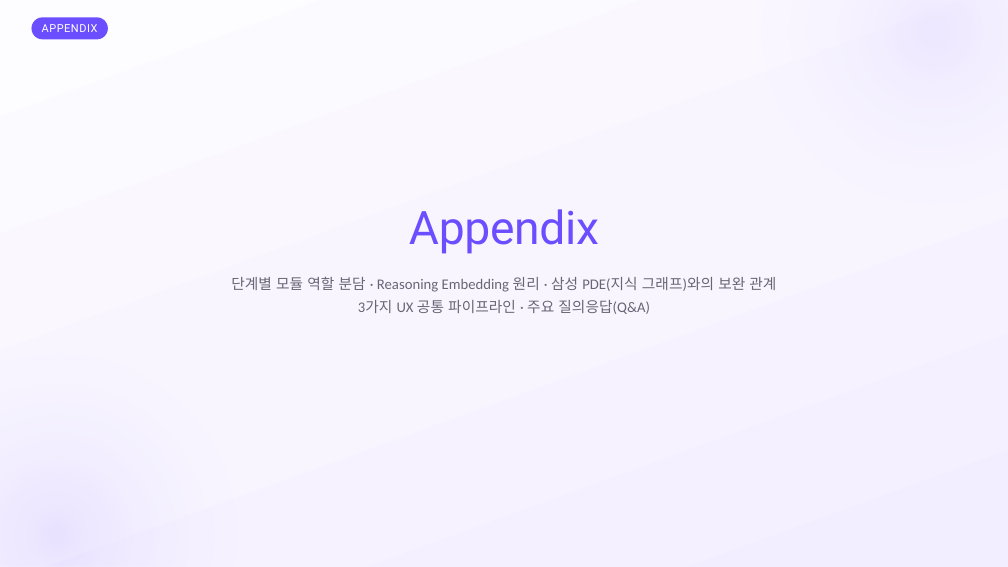
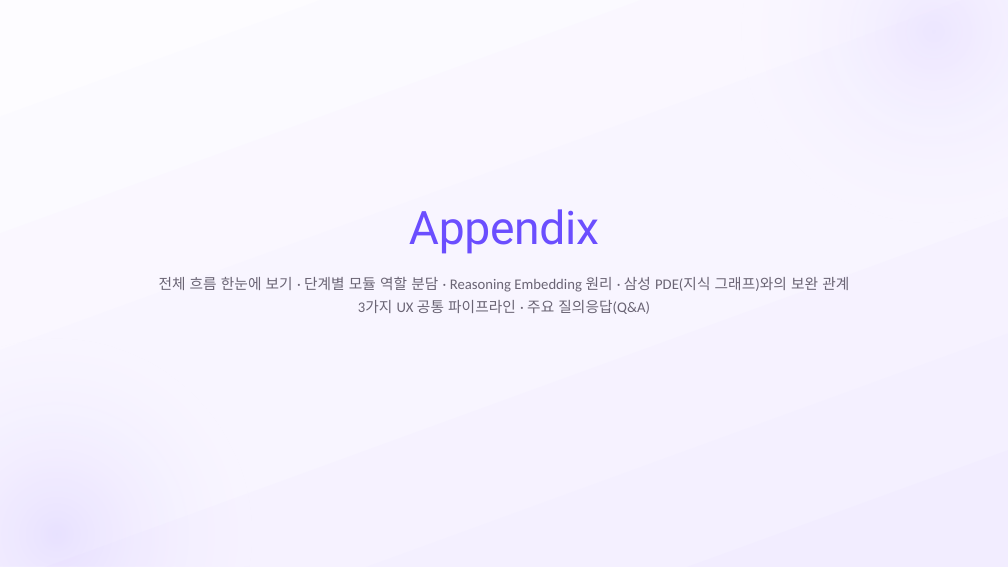
Before and after one commit to SB-Jo/t3, a slide deck: slide 18 of weave/결선준비/09_HowItWorks/HowItWorks_Argon_claude.pptx (slide 19 before the commit). Drawn at 1008x567 pixels with LibreOffice and Linux fonts; fonts in the diff are those of the drawing. Boxes give left, top, right and bottom in pixels: in the first picture for what was removed or moved away, otherwise in the second. Text is boxed around its words. In the diff, an @@ line names an element or a change of style, - is before the commit and + after.

```diff
--- a/weave/결선준비/09_HowItWorks/HowItWorks_Argon_claude.pptx
+++ b/weave/결선준비/09_HowItWorks/HowItWorks_Argon_claude.pptx
@@ rounded rectangle removed at (32, 17, 108, 39) @@
-APPENDIX
@@ text at (159, 277, 849, 292): text changed @@
-단계별 모듈 역할 분담 · Reasoning Embedding 원리 · 삼성 PDE(지식 그래프)와의 보완 관계
+전체 흐름 한눈에 보기 · 단계별 모듈 역할 분담 · Reasoning Embedding 원리 · 삼성 PDE(지식 그래프)와의 보완 관계
```
Also in this commit, not shown: 28 other slides changed, 54 other files.
